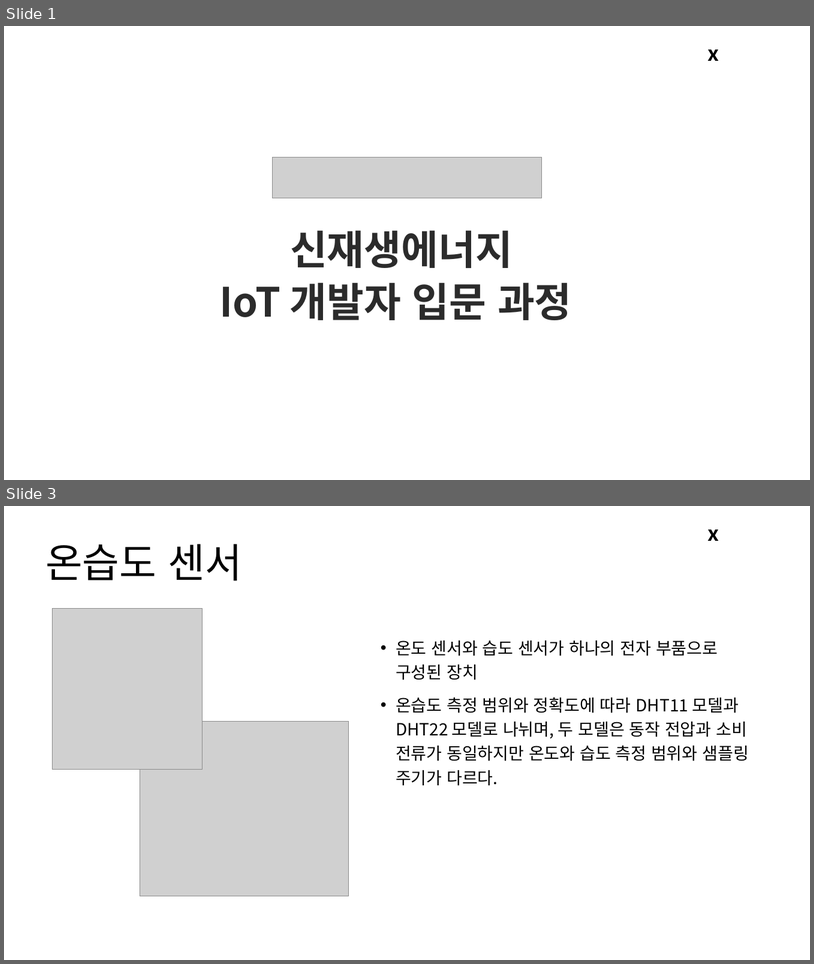
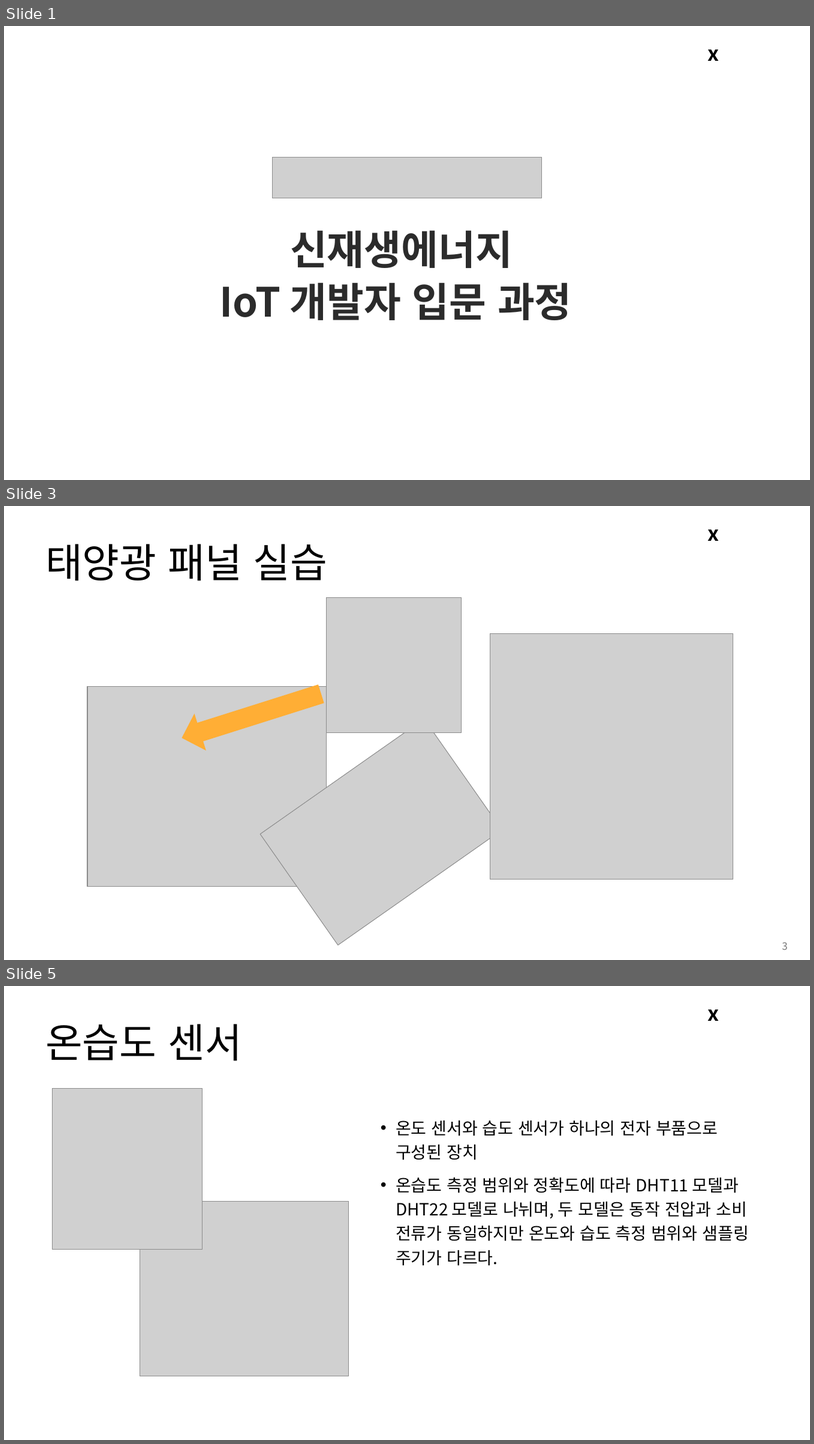
Before and after one commit to Leader-Lesson/KDT_RE_3rd, a slide deck: material/Arduino/05_태양광패널.pptx. Shown one above the other, each under a label of ours: slides 1 and 3 before the commit, slides 1, 3 and 5 after it; the slides between them are not shown. The pictures are 814x964 and 814x1444 pixels, drawn with LibreOffice and Linux fonts; fonts in the diff are those of the drawing; grey boxes stand for pictures; background and template pictures are left out. Boxes give left, top, right and bottom in pixels: in the first picture for what was removed or moved away, otherwise in the second. Text is boxed around its words. In the diff, an @@ line names an element or a change of style, - is before the commit and + after.

```diff
--- a/material/Arduino/05_태양광패널.pptx
+++ b/material/Arduino/05_태양광패널.pptx
@@ slide 3 added at (4,506,810,960), background #FFFFFF; not listed: 1 template element that a slide beside it also shows @@
@@ title added at (45,544,328,581), 48 pt, text #000000 @@
+태양광 패널 실습
@@ picture added at (326,598,461,733) @@
@@ picture added at (491,634,734,879) @@
@@ down arrow added at (176,675,327,756), fill #FFAE35 @@
@@ picture added at (87,687,326,886) @@
@@ picture added at (260,719,502,945) @@
@@ page number added at (782,942,788,949), 12 pt, text #797979 @@
+3
@@ what was slide 3 is now slide 5 @@
```
Also in this commit, not shown: 2 other slides added, 1 slide removed, 2 other files.
